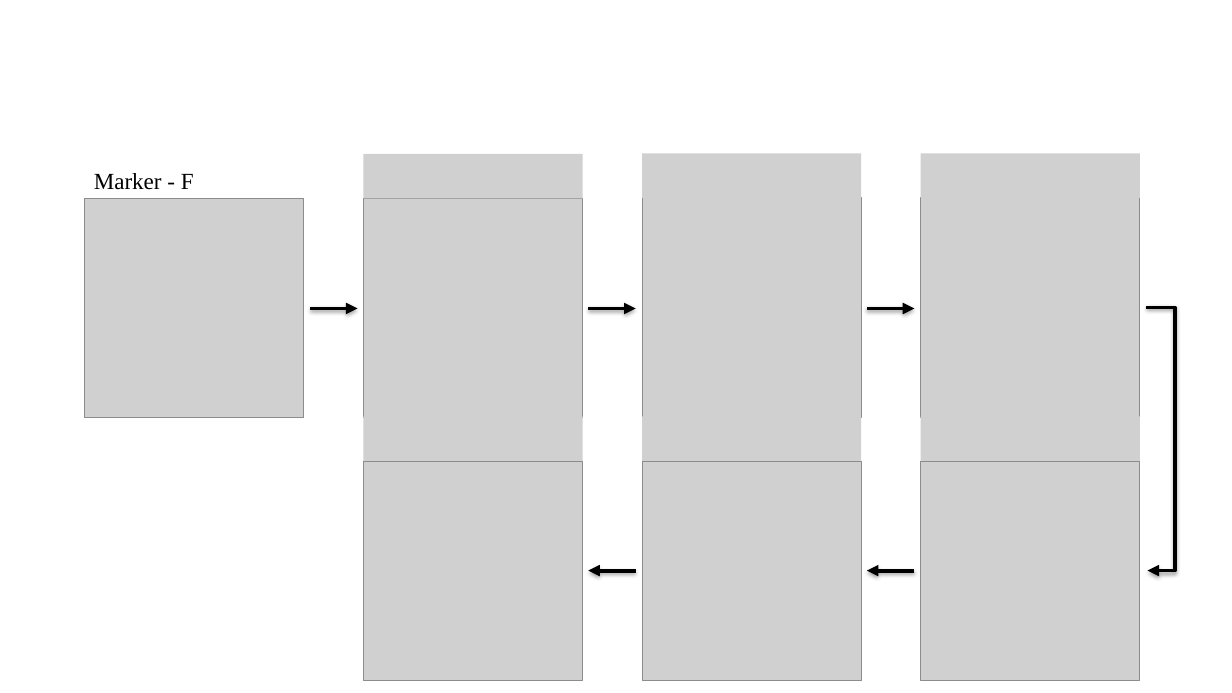
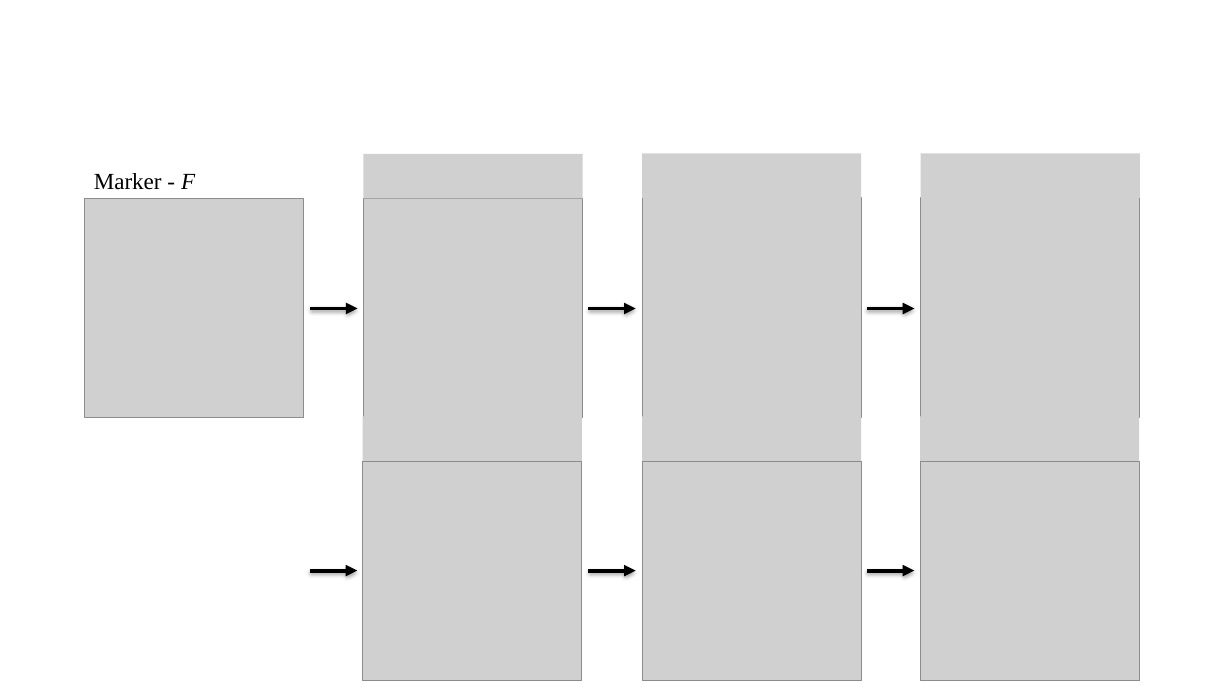
Before and after one commit to ChristianSieh/PointProcessing, a slide deck: slide 14 of Images/Presentation/ImageReconstruction.pptx. Drawn at 1232x693 pixels with LibreOffice and Linux fonts; fonts in the diff are those of the drawing; grey boxes stand for pictures. Boxes give left, top, right and bottom in pixels: in the first picture for what was removed or moved away, otherwise in the second. Text is boxed around its words. In the diff, an @@ line names an element or a change of style, - is before the commit and + after.

```diff
--- a/Images/Presentation/ImageReconstruction.pptx
+++ b/Images/Presentation/ImageReconstruction.pptx
@@ text "Marker - F" at [94,173,195,190]: italic on in "F" @@
@@ elbow arrow removed from (1147, 308) to (1148, 571) @@
@@ arrow added from (310, 571) to (358, 571), #000000 3 pt @@
@@ arrow moved from (636, 571) - (589, 571) to (589, 571) - (636, 571) @@
@@ arrow moved from (915, 571) - (867, 571) to (867, 571) - (915, 571) @@
```
Also in this commit, not shown: 3 other slides changed.
